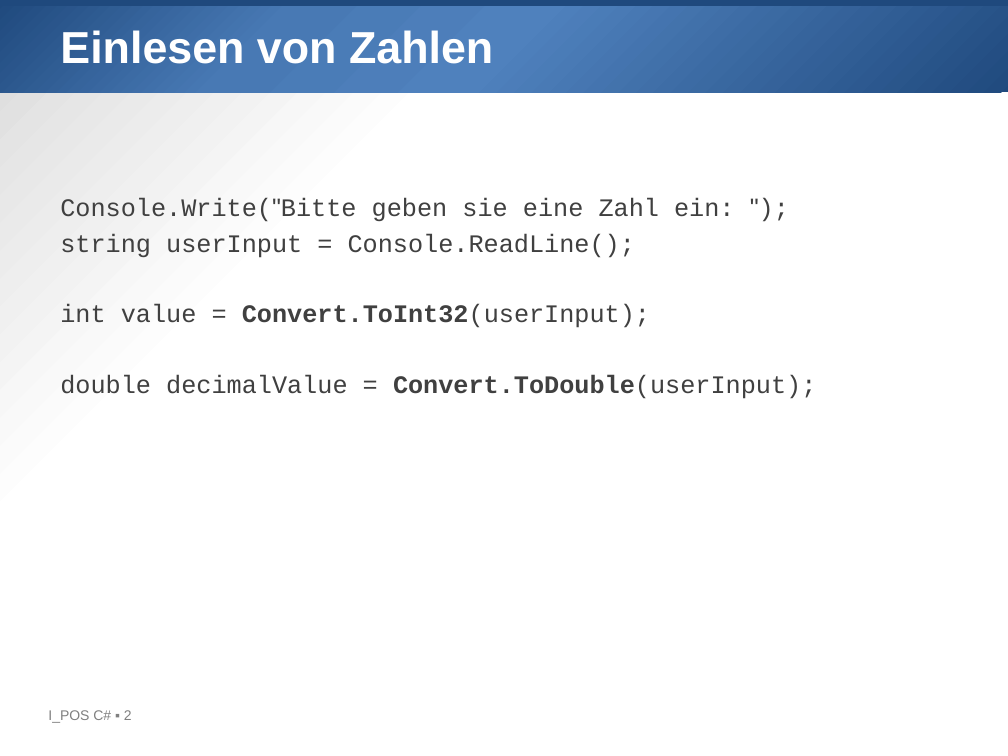
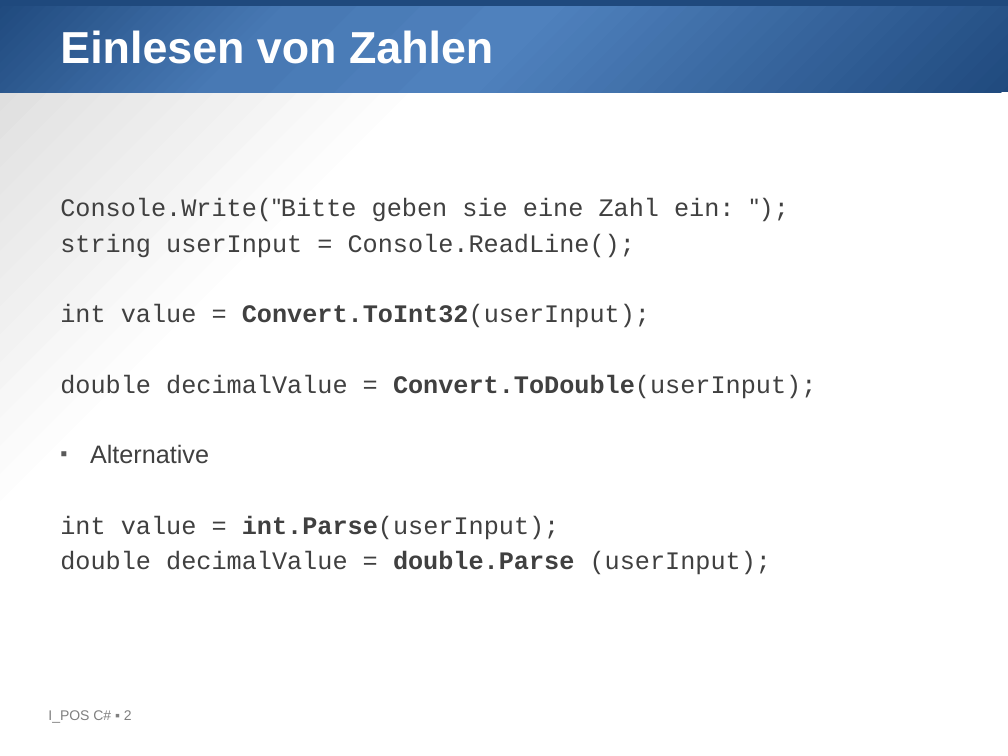
Before and after one commit to htl-leo-prog-1/examples-ha, a slide deck: slide 2 of 02_Variablen/02_EinAusgabe.pptx. Drawn at 1008x756 pixels with LibreOffice and Linux fonts; fonts in the diff are those of the drawing; background and template pictures are left out. Boxes give left, top, right and bottom in pixels: in the first picture for what was removed or moved away, otherwise in the second. Text is boxed around its words. In the diff, an @@ line names an element or a change of style, - is before the commit and + after.

```diff
--- a/02_Variablen/02_EinAusgabe.pptx
+++ b/02_Variablen/02_EinAusgabe.pptx
@@ text at (60, 444, 771, 575): paragraphs added @@
+▪ Alternative
+int value = int.Parse(userInput);
+double decimalValue = double.Parse (userInput);
```
Also in this commit, not shown: 4 other files.
